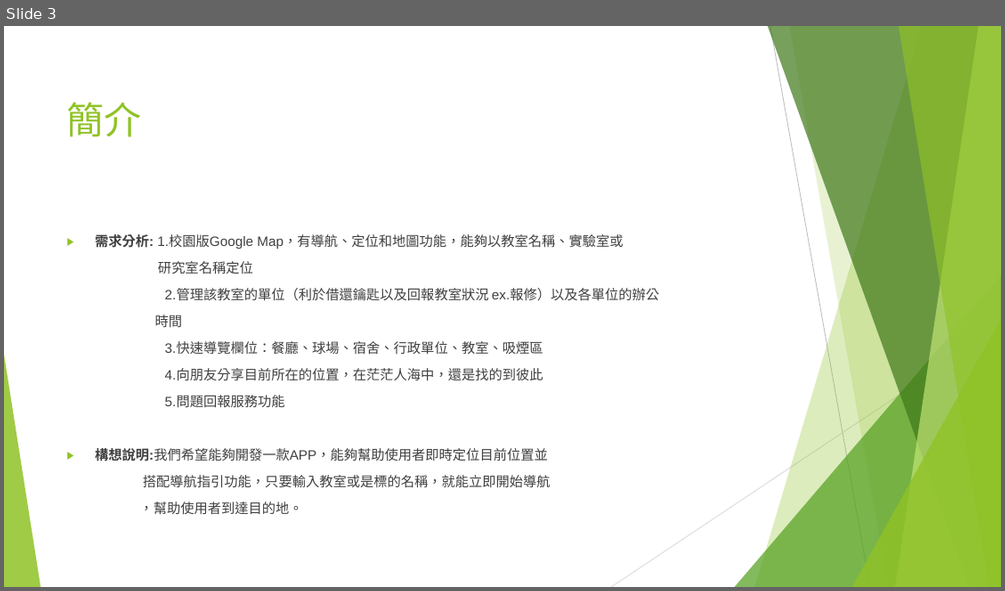
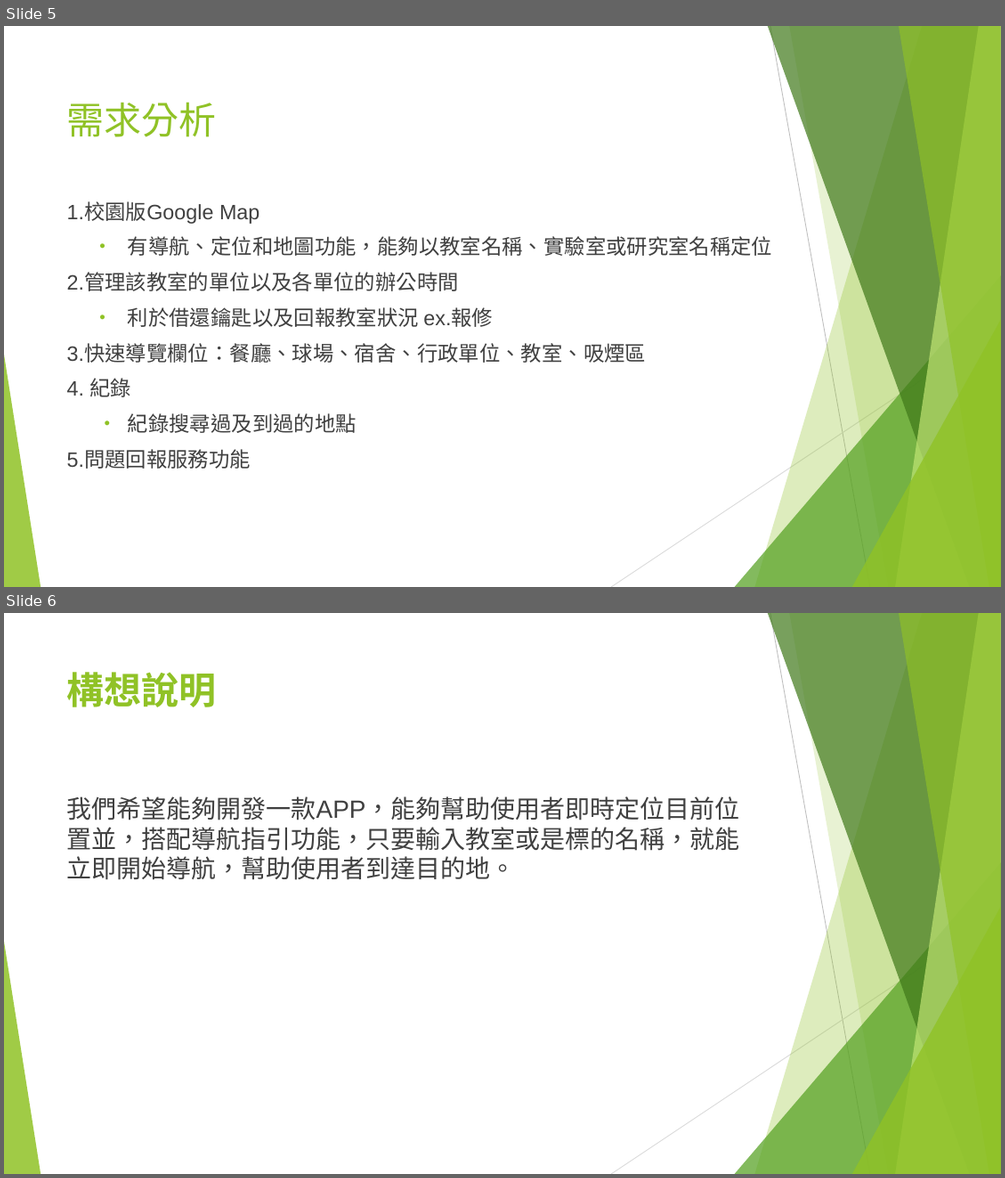
Before and after one commit to 0551102/107_SE_Team-10, a slide deck: 軟工期中v2.pptx. Shown one above the other, each under a label of ours: slide 3 before the commit, slides 5 and 6 after it. The pictures are 1005x591 and 1005x1178 pixels, drawn with LibreOffice and Linux fonts; fonts in the diff are those of the drawing. Boxes give left, top, right and bottom in pixels: in the first picture for what was removed or moved away, otherwise in the second. Text is boxed around its words. In the diff, an @@ line names an element or a change of style, - is before the commit and + after.

```diff
--- a/軟工期中v2.pptx
+++ b/軟工期中v2.pptx
@@ slide 6 added at box(4, 613, 1001, 1174), background #FFFFFF; not listed: 10 template elements that a slide beside it also shows @@
@@ title added at box(67, 672, 217, 707), 36 pt, text #90C226, bold @@
+構想說明
@@ text added at box(67, 796, 740, 880), 24 pt, text #404040 @@
+我們希望能夠開發一款APP，能夠幫助使用者即時定位目前位置並，搭配導航指引功能，只要輸入教室或是標的名稱，就能立即開始導航，幫助使用者到達目的地。
@@ what was slide 3 is now slide 5 @@
@@ slide 5 changed as well @@
@@ title at box(67, 102, 217, 137): text changed @@
-簡介
+需求分析
@@ text "1.校園版Google Map": place and size @@
-text "1.校園版Google Map" at box(95, 234, 659, 515)
+text "1.校園版Google Map" at box(67, 202, 772, 468)
@@ text at box(67, 202, 772, 327): text changed; size 13.1 to 20 pt @@
-▶ 需求分析: 1.校園版Google Map，有導航、定位和地圖功能，能夠以教室名稱、實驗室或
-研究室名稱定位
-2.管理該教室的單位（利於借還鑰匙以及回報教室狀況 ex.報修）以及各單位的辦公
-時間
+1.校園版Google Map
+  • 有導航、定位和地圖功能，能夠以教室名稱、實驗室或研究室名稱定位
+2.管理該教室的單位以及各單位的辦公時間
+  • 利於借還鑰匙以及回報教室狀況 ex.報修
@@ text at box(67, 344, 646, 468): size 13.1 to 20 pt in "3.快速導覽欄位：餐廳、球場、宿舍、行政單位、教室、吸煙區", "5.問題回報服務功能" @@
@@ text at box(67, 378, 356, 433): text changed; size 13.1 to 20 pt @@
-4.向朋友分享目前所在的位置，在茫茫人海中，還是找的到彼此
+4. 紀錄
+  • 紀錄搜尋過及到過的地點
@@ text at box(95, 448, 550, 515): paragraphs removed @@
-▶ 構想說明:我們希望能夠開發一款APP，能夠幫助使用者即時定位目前位置並
-搭配導航指引功能，只要輸入教室或是標的名稱，就能立即開始導航
-，幫助使用者到達目的地。
```
Also in this commit, not shown: 5 other slides changed, 3 other slides added, 2 slides removed, 1 other file.
